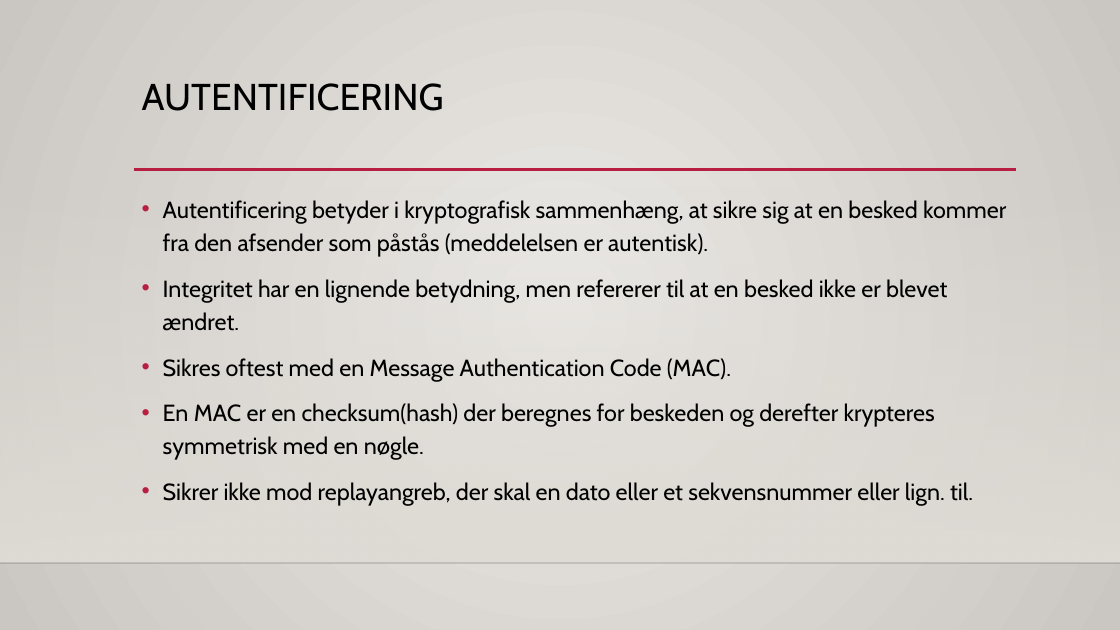
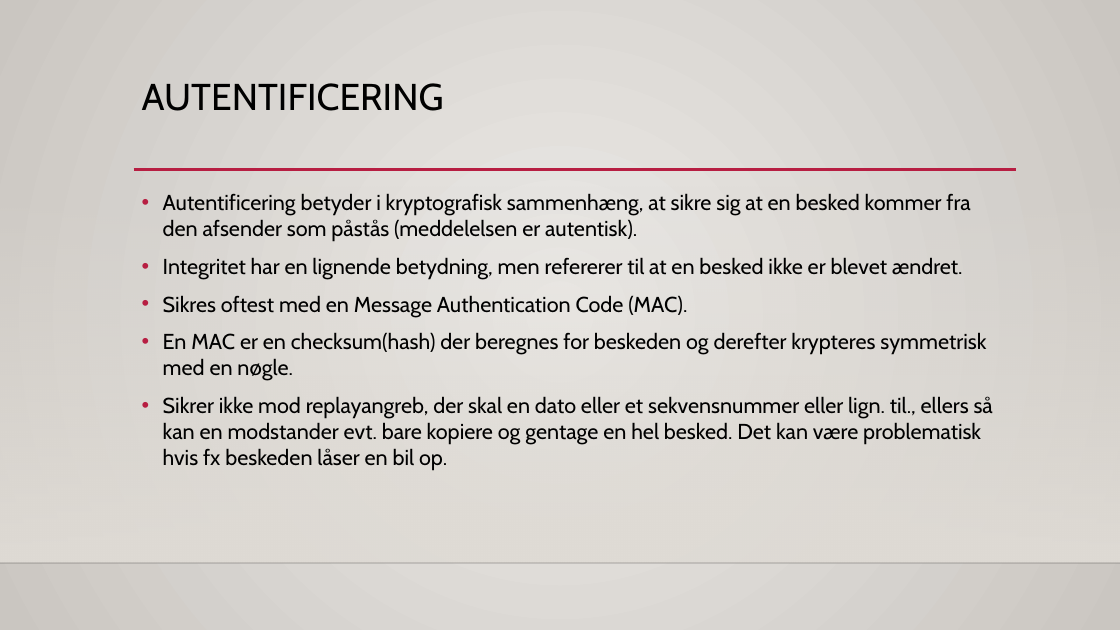
Before and after one commit to philipkaare/presentations, a slide deck: slide 19 of Smartlearning.dk/IT-sikkerhed - webinar 2.pptx (slide 20 before the commit). Drawn at 1120x630 pixels with LibreOffice and Linux fonts; fonts in the diff are those of the drawing; background and template pictures are left out. Boxes give left, top, right and bottom in pixels: in the first picture for what was removed or moved away, otherwise in the second. Text is boxed around its words. In the diff, an @@ line names an element or a change of style, - is before the commit and + after.

```diff
--- a/Smartlearning.dk/IT-sikkerhed - webinar 2.pptx
+++ b/Smartlearning.dk/IT-sikkerhed - webinar 2.pptx
@@ text at (163, 193, 986, 381): size 20 to 18.5 pt in "Autentificering betyder i kryptografisk sammenhæng, at sikre ...", "Integritet har en lignende betydning, men refererer ...", "Sikres oftest med en Message Authentication Code ...", "En MAC er en checksum(hash) der beregnes ..."; line spacing 1.2 to 1 @@
@@ text at (163, 396, 993, 470): text changed; size 20 to 18.5 pt @@
-• Sikrer ikke mod replayangreb, der skal en dato eller et sekvensnummer eller lign. til.
+• Sikrer ikke mod replayangreb, der skal en dato eller et sekvensnummer eller lign. til., ellers så kan en modstander evt. bare kopiere og gentage en hel besked. Det kan være problematisk hvis fx beskeden låser en bil op.
```
Also in this commit, not shown: 4 other slides changed, 1 slide removed, 3 other files.
